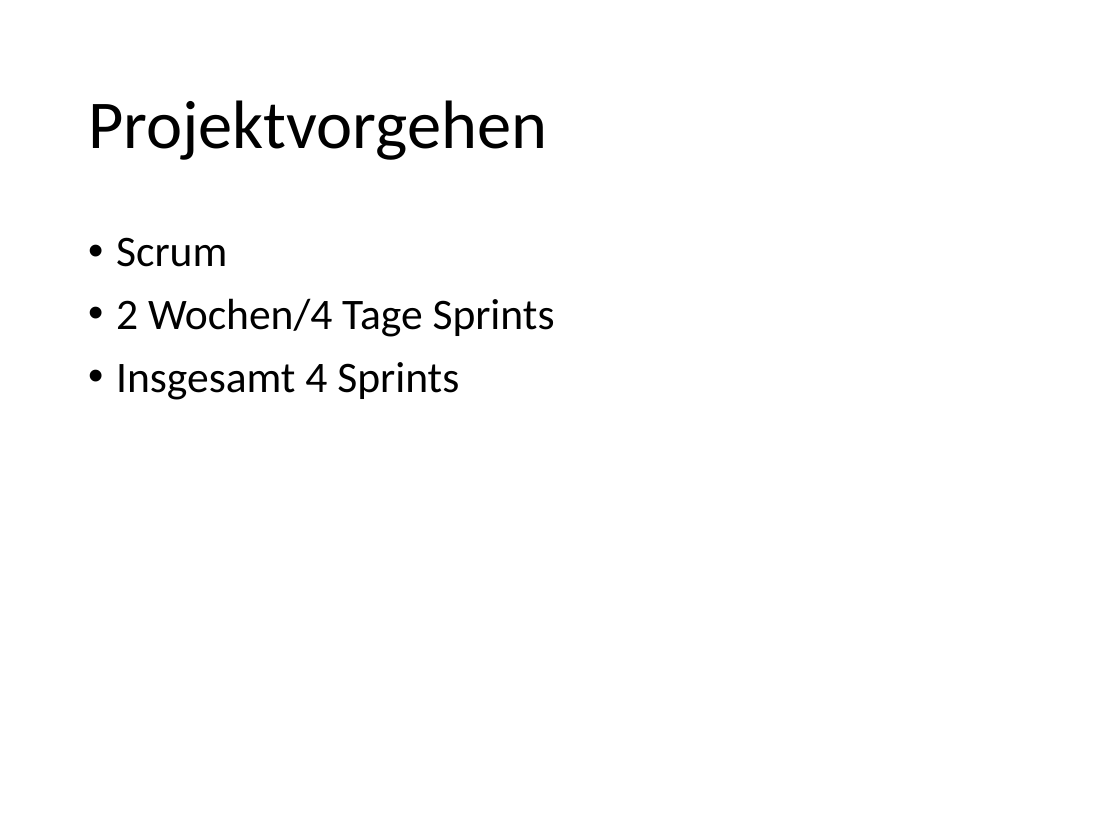
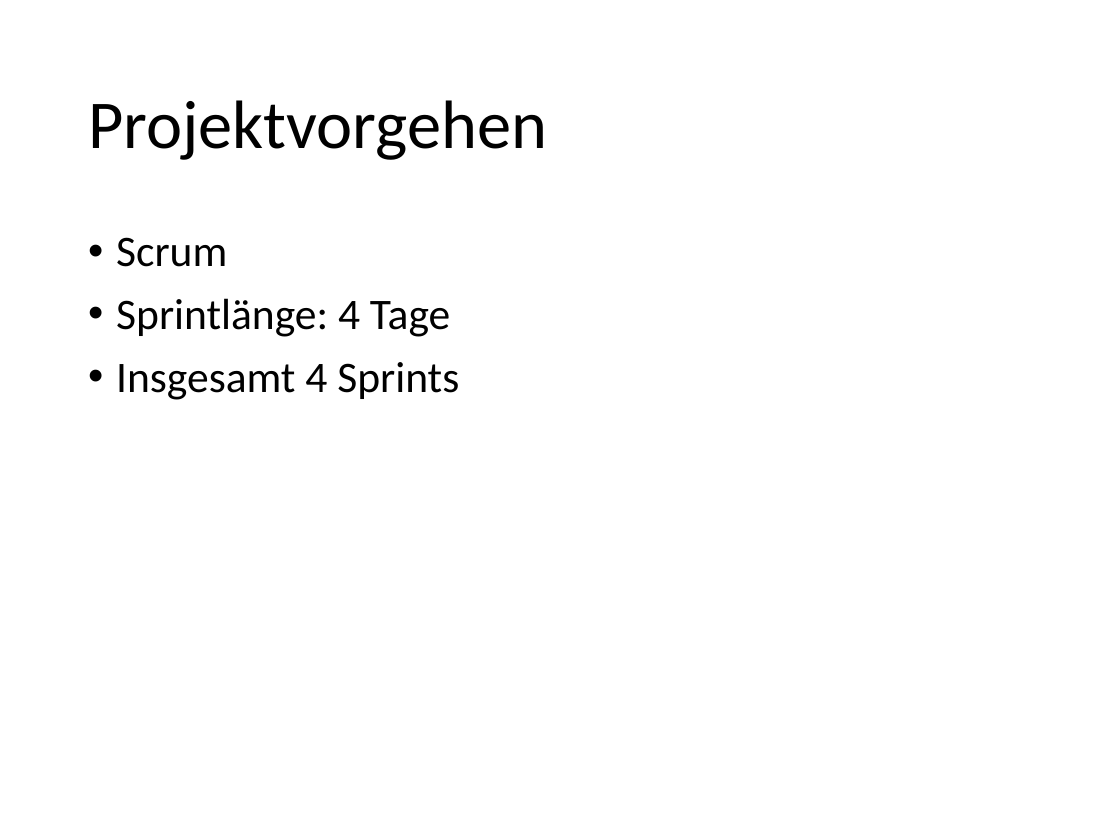
Before and after one commit to kickvinwl/kickvinwl, a slide deck: slide 4 of dokumente/Abschlusspräsentation.pptx (slide 3 before the commit). Drawn at 1120x840 pixels with LibreOffice and Linux fonts; fonts in the diff are those of the drawing. Boxes give left, top, right and bottom in pixels: in the first picture for what was removed or moved away, otherwise in the second. Text is boxed around its words. In the diff, an @@ line names an element or a change of style, - is before the commit and + after.

Commit message:
Sprint 4

```diff
--- a/dokumente/Abschlusspräsentation.pptx
+++ b/dokumente/Abschlusspräsentation.pptx
@@ text at bbox=[116, 298, 450, 337]: text changed @@
-• 2 Wochen/4 Tage Sprints
+• Sprintlänge: 4 Tage
```
Also in this commit, not shown: 7 slides added, 1 other file.
